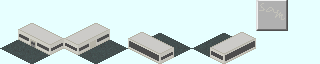
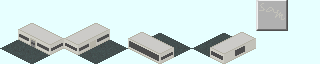
Comparing the layer stacks of the two 320×64 images. Changes:
painted on "Base_Plate_1x1_4P.png" over [left=30, top=38, right=255, bottom=61]
